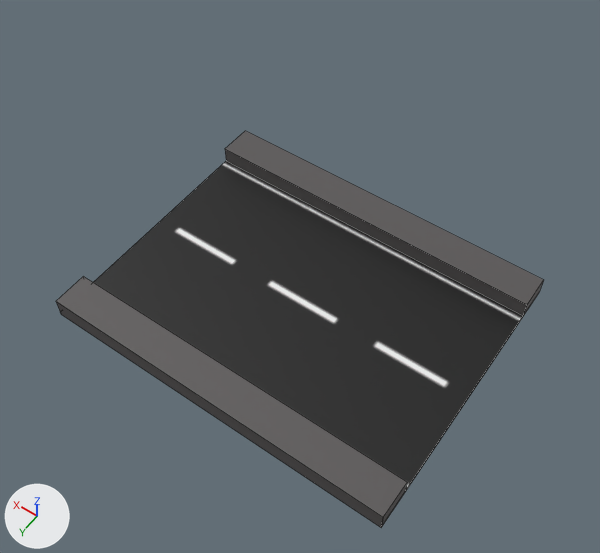
Renders of the FBX model Assets/Modelos/Puente1.fbx from each side of a commit.
Before and after are seen from a 50 mm lens placed at (-3.76, 1.075, 1.802), pointed at (-3.026, 0.047, 0.188). Arrows for +X, +Y and +Z are at lower left; the lights stay in place. Mesh edges are drawn as thin lines. Where no turn or scale is listed for an object, it has been applied to the vertices.

Names of what the first picture shows: 'Puente1'.
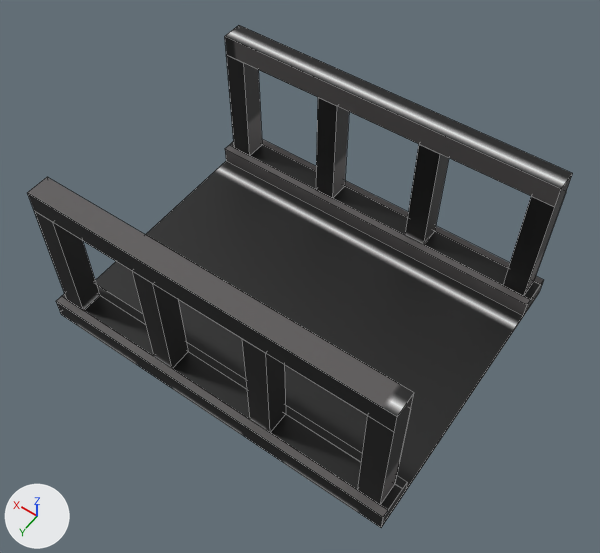
Pixel boxes (x1, y1, x2, y2) of what changed, in the pictures (600 x 553 px):
'Puente1', reshaped (12% wider, 27% taller): before (56, 131, 544, 528); after (27, 25, 573, 528)
part 1 of me_puente1, built on: before (57, 131, 543, 517); after (27, 25, 573, 517)
part 2 of me_puente1, surface changed: (56, 154, 544, 528) in both

The change in detail:
me_puente1 is used by ob_puente1; location (-3.0, 0.0, 0.5).
me_puente1 had 20 vertices, 14 faces and spanned x -0.5..0.5, y -0.4..0.4, z -0.5..-0.44.
me_puente1 now has 100 vertices, 70 faces and spans x -0.5..0.5, y -0.4..0.4, z -0.5..-0.04.
Part 1, on me_puente1:
2 faces are deleted.
16 vertices are added at x -0.5..0.5, y -0.38..0.38, z -0.44.
8 new vertices lie (0.0, 0.0, 0.34) away from vertices in x -0.48..-0.42, y -0.38..0.38, z -0.44.
8 new vertices lie (0.24, 0.0, 0.0) away from vertices in x -0.42, y -0.38..0.38, z -0.44..-0.1.
8 new vertices lie (0.06, 0.0, 0.0) away from vertices in x -0.18, y -0.38..0.38, z -0.44..-0.1.
8 new vertices lie (0.24, 0.0, 0.0) away from vertices in x -0.12, y -0.38..0.38, z -0.44..-0.1.
8 new vertices lie (0.06, 0.0, 0.0) away from vertices in x 0.12, y -0.38..0.38, z -0.44..-0.1.
8 new vertices lie (0.24, 0.0, 0.0) away from vertices in x 0.18, y -0.38..0.38, z -0.44..-0.1.
8 new vertices lie (0.06, 0.0, 0.0) away from vertices in x 0.42, y -0.38..0.38, z -0.44..-0.1.
8 new vertices lie (0.0, 0.0, 0.06) away from vertices in x -0.48..0.48, y -0.38..0.38, z -0.1.
58 new faces join them.
me_puente1 part 2: 12 kept faces spanning x -0.5..0.5, y -0.4..0.4, z -0.5..-0.44 get new texture (UV) coordinates.
